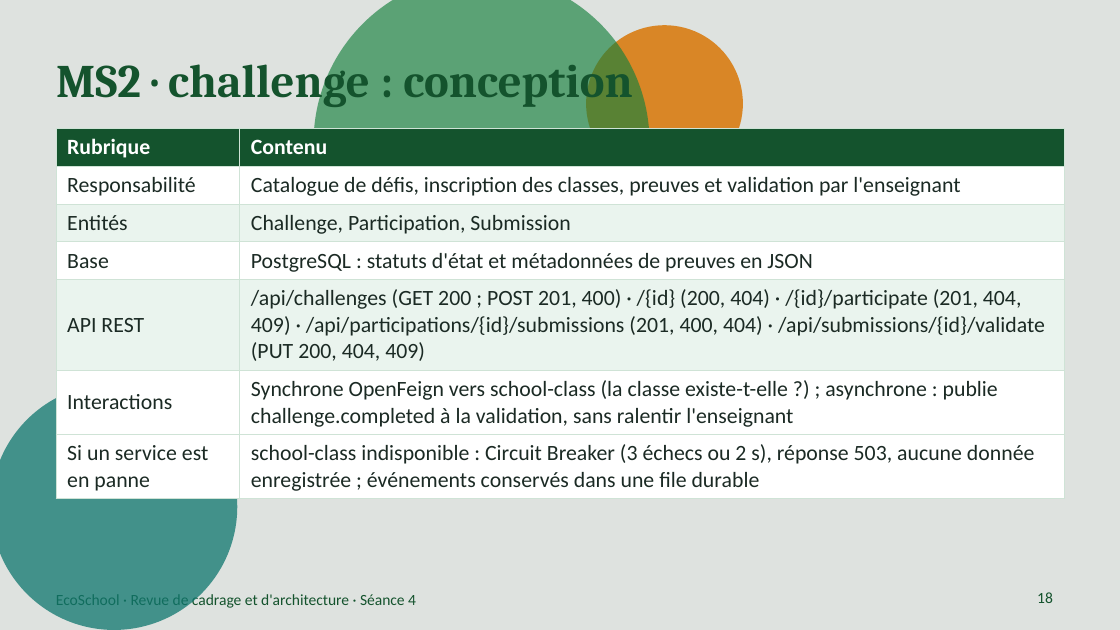
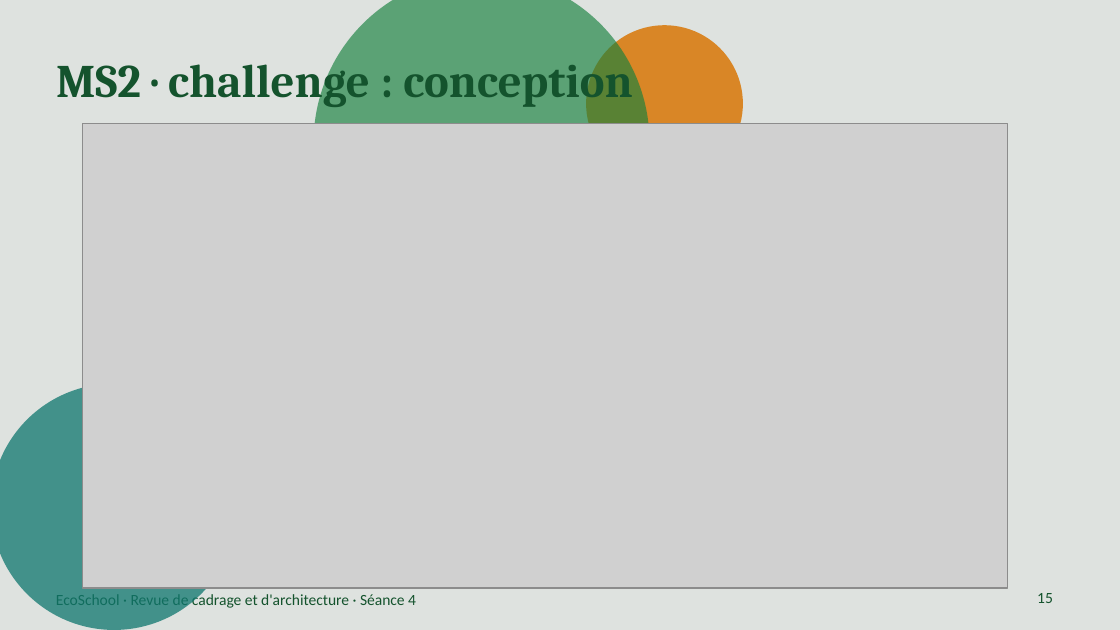
Before and after one commit to mustapha605/EcoSchool, a slide deck: slide 15 of Documentation/Presentation/EcoSchool_Presentation.pptx (slide 18 before the commit). Drawn at 1120x630 pixels with LibreOffice and Linux fonts; fonts in the diff are those of the drawing; grey boxes stand for pictures. Boxes give left, top, right and bottom in pixels: in the first picture for what was removed or moved away, otherwise in the second. Text is boxed around its words. In the diff, an @@ line names an element or a change of style, - is before the commit and + after.

```diff
--- a/Documentation/Presentation/EcoSchool_Presentation.pptx
+++ b/Documentation/Presentation/EcoSchool_Presentation.pptx
@@ table removed at (56,129,1064,495), 7 rows, 2 columns @@
-Rubrique | Contenu
-Responsabilité | Catalogue de défis, inscription des classes, preuves et validation par l'enseignant
-Entités | Challenge, Participation, Submission
-Base | PostgreSQL : statuts d'état et métadonnées de preuves en JSON
-API REST | /api/challenges (GET 200 ; POST 201, 400) · /{id} (200, 404) · /{id}/participate (201, 404, 409) · /api/participations/{id}/submissions (201, 400, 404) · /api/submissions/{id}/validate (PUT 200, 404, 409)
-Interactions | Synchrone OpenFeign vers school-class (la classe existe-t-elle ?) ; asynchrone : publie challenge.completed à la validation, sans ralentir l'enseignant
-Si un service est en panne | school-class indisponible : Circuit Breaker (3 échecs ou 2 s), réponse 503, aucune donnée enregistrée ; événements conservés dans une file durable
@@ picture added at (83,123,1008,588) @@
@@ page number at (1037,593,1053,603): text changed @@
-18
+15
```
Also in this commit, not shown: 13 other slides changed, 3 slides removed.
